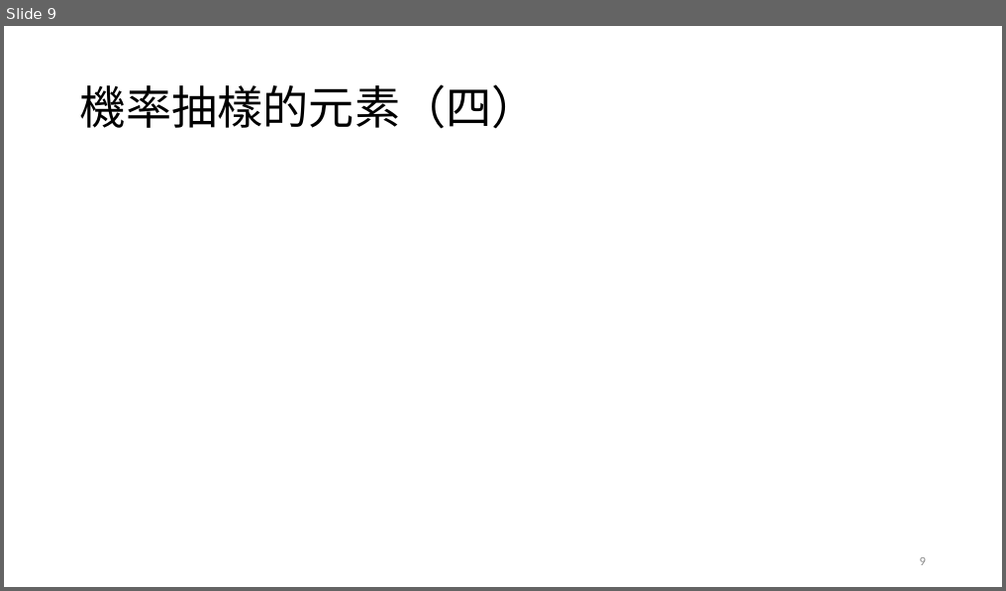
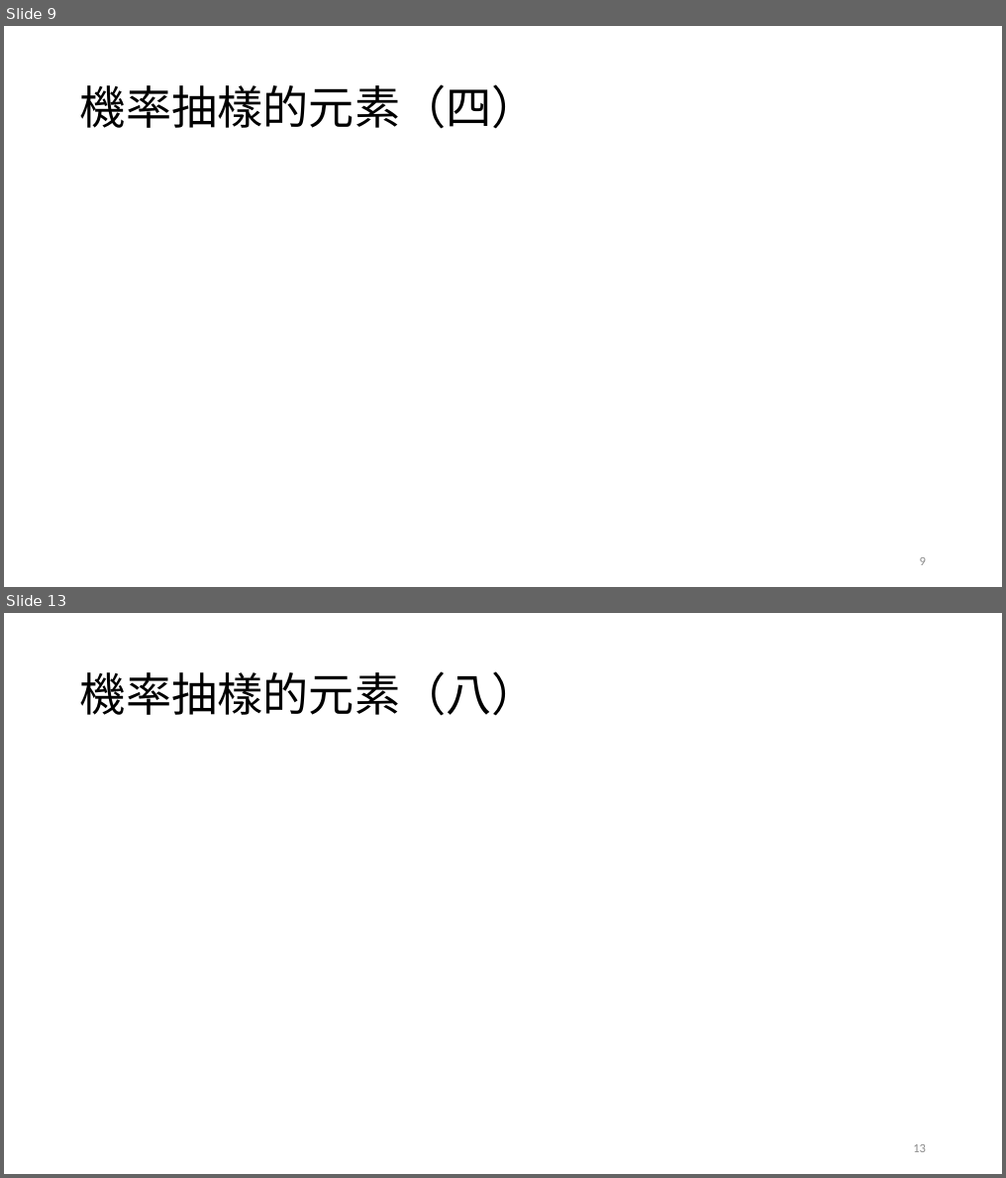
Before and after one commit to TsaiChiahung/PublicOpinion2026, a slide deck: 投影片/民意與調查Week5.pptx. Shown one above the other, each under a label of ours: slide 9 before the commit, slides 9 and 13 after it; the slides between them are not shown. The pictures are 1006x591 and 1006x1178 pixels, drawn with LibreOffice and Linux fonts; fonts in the diff are those of the drawing; grey boxes stand for pictures. Boxes give left, top, right and bottom in pixels: in the first picture for what was removed or moved away, otherwise in the second. Text is boxed around its words. In the diff, an @@ line names an element or a change of style, - is before the commit and + after.

```diff
--- a/投影片/民意與調查Week5.pptx
+++ b/投影片/民意與調查Week5.pptx
@@ slide 13 added at (4,613,1002,1174), background #FFFFFF @@
@@ title added at (80,671,538,716), 44 pt, text #000000 @@
+機率抽樣的元素（八）
@@ page number added at (913,1145,926,1153), 12 pt, text #8C8C8C @@
+13
```
Also in this commit, not shown: 3 slides changed, 6 slides removed.
